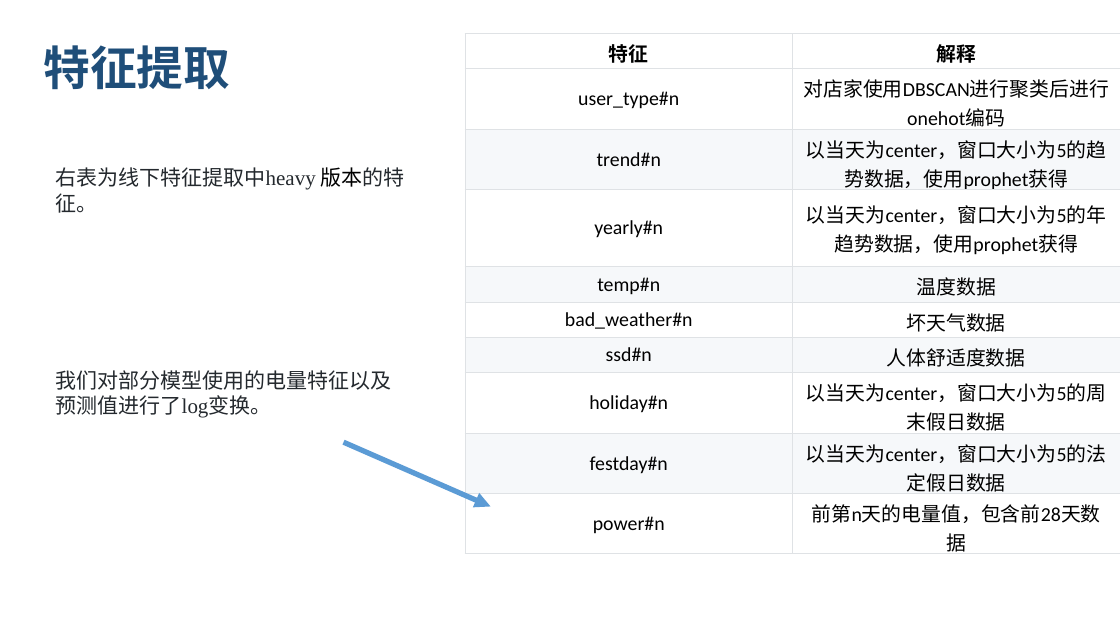
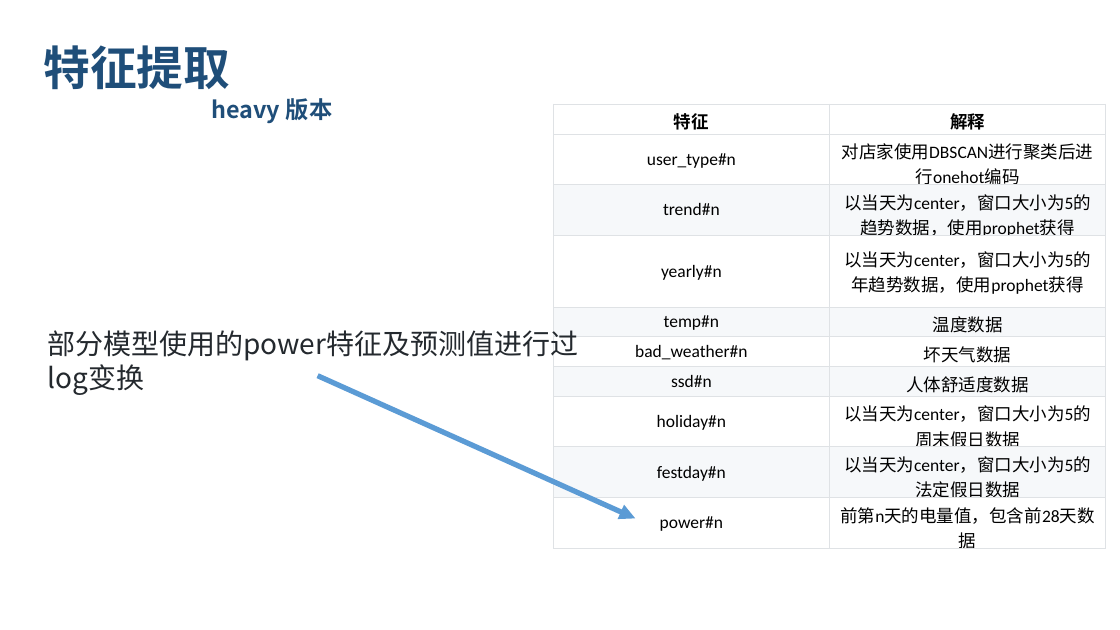
Before and after one commit to lvniqi/tianchi_power, a slide deck: slide 14 of presentation.pptx (slide 11 before the commit). Drawn at 1120x630 pixels with LibreOffice and Linux fonts; fonts in the diff are those of the drawing; background and template pictures are left out. Boxes give left, top, right and bottom in pixels: in the first picture for what was removed or moved away, otherwise in the second. Text is boxed around its words. In the diff, an @@ line names an element or a change of style, - is before the commit and + after.

```diff
--- a/presentation.pptx
+++ b/presentation.pptx
@@ text at (211, 98, 333, 123): paragraph added @@
+heavy 版本
@@ table at (554, 104, 1107, 541) @@
@@ size 17 to 15 pt @@
@@ table: place and size @@
-table at (465, 34, 1120, 554)
+table at (554, 104, 1107, 541)
@@ text removed at (56, 167, 405, 213) @@
-右表为线下特征提取中heavy 版本的特征。
@@ text at (47, 330, 578, 361): text changed; size 18 to 24 pt; font Lato to Noto Sans CJK SC @@
-我们对部分模型使用的电量特征以及预测值进行了log变换。
+部分模型使用的power特征及预测值进行过log变换
@@ arrow moved from (344, 442) - (491, 507) to (318, 376) - (635, 518) @@
```
Also in this commit, not shown: 21 other slides changed, 5 slides added.
